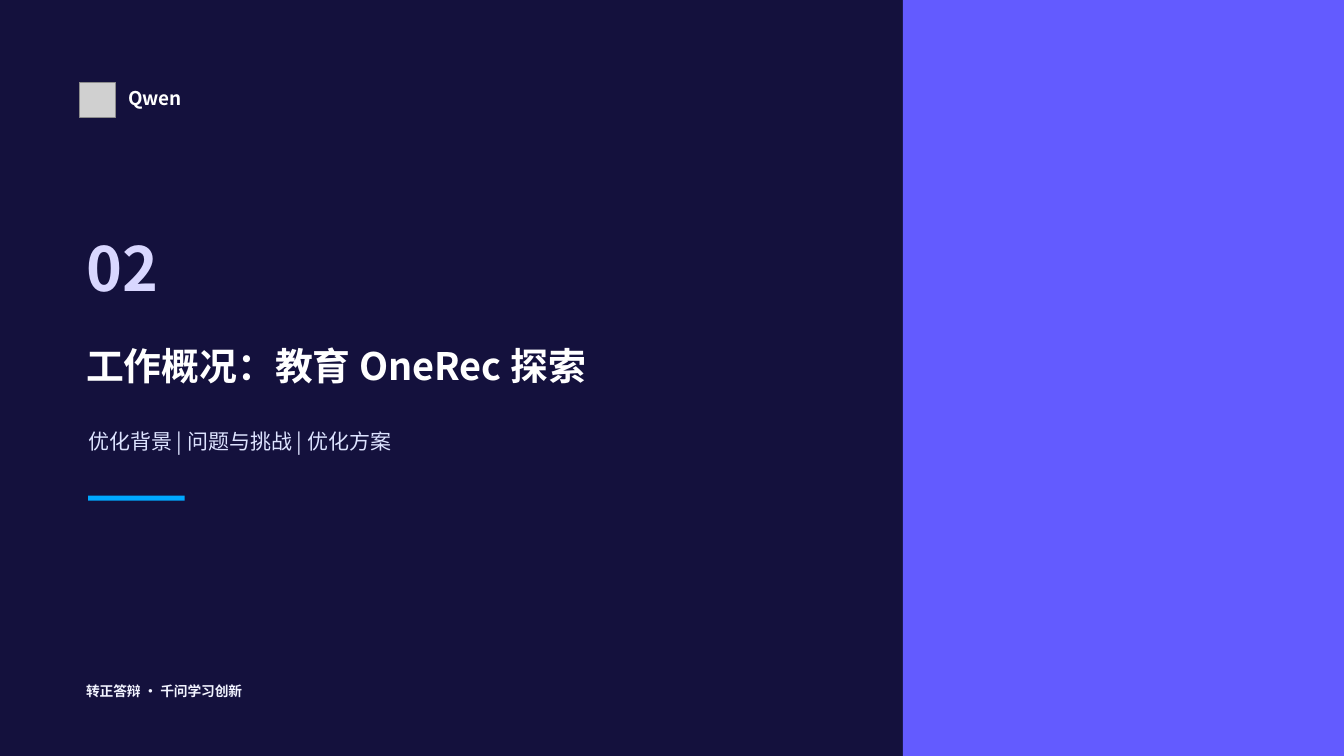
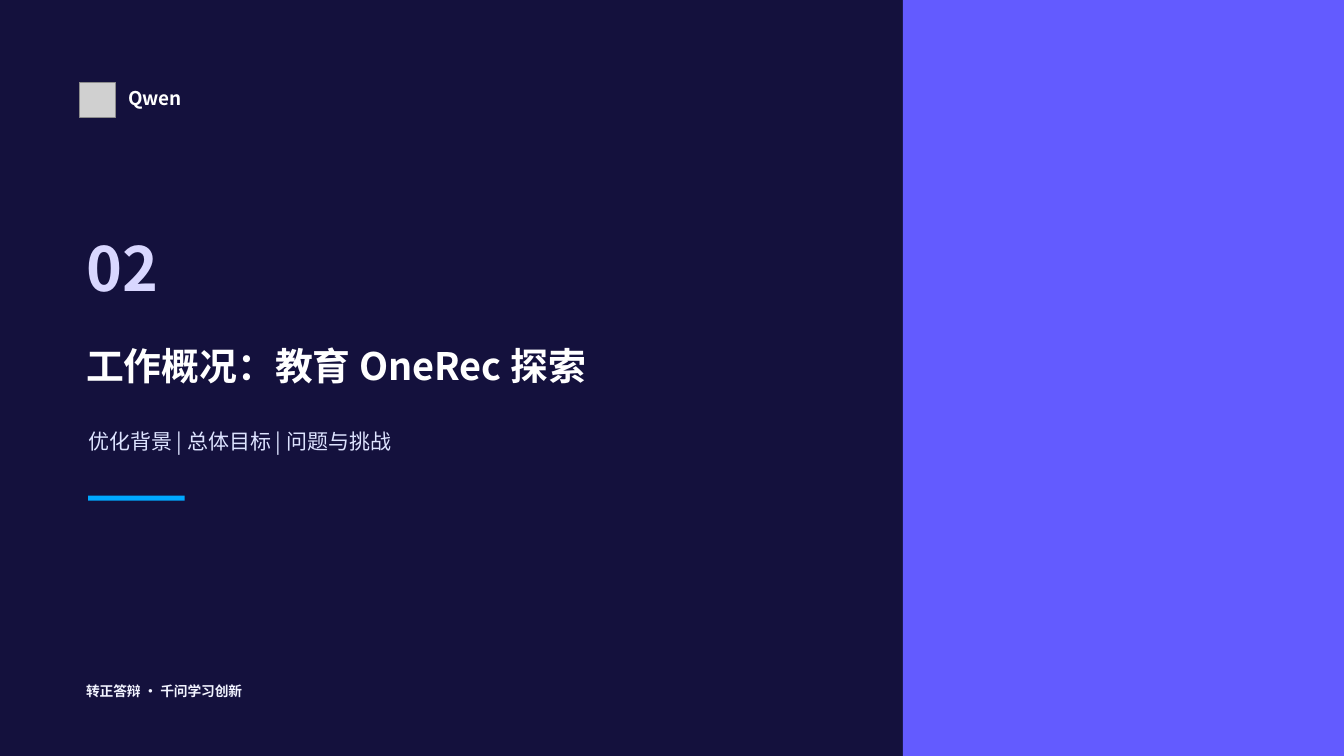
Before and after one commit to lisiaoliao/tequila_presentations, a slide deck: slide 1 of output/sections/02-背景与目标.pptx. Drawn at 1344x756 pixels with LibreOffice and Linux fonts; fonts in the diff are those of the drawing; grey boxes stand for pictures; background and template pictures are left out. Boxes give left, top, right and bottom in pixels: in the first picture for what was removed or moved away, otherwise in the second. Text is boxed around its words. In the diff, an @@ line names an element or a change of style, - is before the commit and + after.

```diff
--- a/output/sections/02-背景与目标.pptx
+++ b/output/sections/02-背景与目标.pptx
@@ text at (88, 431, 391, 451): text changed @@
-优化背景 | 问题与挑战 | 优化方案
+优化背景 | 总体目标 | 问题与挑战
```
Also in this commit, not shown: 2 other slides changed, 34 other files.
